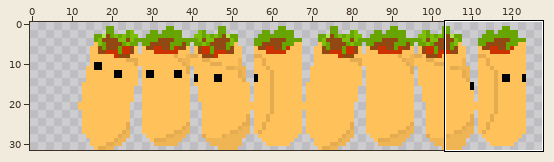
Two states of a sprite sheet, assets/burrito.png. Above: a wide view before the commit, with the close-up outlined.
Close-up. Old version:
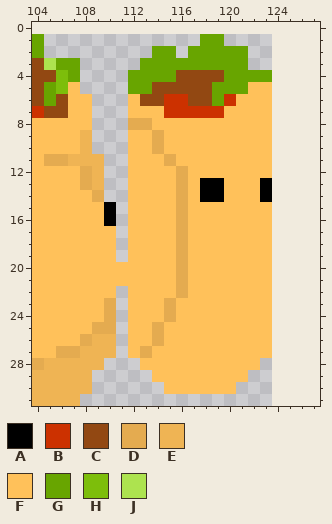
The file is 112x31 pixels. Shown: x 104..127, y 0..31. The old version is drawn lined up with the new one, on the new canvas. The commit also changed other parts of the picture, which this record leaves out.
Palette (. is transparent): A #000000  B #cc3100  C #924812  D #e4ab50  E #efb454  F #ffc15a  G #68a500  H #7dbe0b  J #ade34f
Pixels before, first column x 104:
 1 G.............GG....
 2 G.........GG.GGGGG..
 3 CJGG.....GGGGGGGGG..
 4 CCHG....GGGGCCCCGGGG
 5 CGHF....GGCCCCCGGGFF
 6 CGCFF...FCCBBCCGBFFF
 7 BCCFF...FFFBBBBBFFFF
 8 FFFFF...DDFFFFFFFFFF
 9 FFFFE...FFDFFFFFFFFF
10 FFFFE...FFDFFFFFFFFF
11 FDDEEE..FFFDFFFFFFFF
12 FFFFDE..FFFFDFFFFFFF
13 FFFFDE..FFFFDFAAFFFA
14 FFFFFD..FFFFDFAAFFFA
15 FFFFFFA.FFFFDFFFFFFF
16 FFFFFFA.FFFFDFFFFFFF
17 FFFFFFF.FFFFDFFFFFFF
18 FFFFFFF.FFFFDFFFFFFF
19 FFFFFFF.FFFFDFFFFFFF
20 FFFFFFFFFFFFDFFFFFFF
21 FFFFFFFFFFFFDFFFFFFF
22 FFFFFFF.FFFFDFFFFFFF
23 FFFFFFD.FFFDFFFFFFFF
24 FFFFFFD.FFFDFFFFFFFF
25 FFFFFDD.FFDFFFFFFFFF
26 FFFFDEE.FFDFFFFFFFFF
27 FFDDEEE.FDFFFFFFFFFF
28 DEEEEE...FFFFFFFFFF.
29 EEEEE.....FFFFFFFF..
30 EEEEE......FFFFFF...
31 EEEE................
And afterwards:
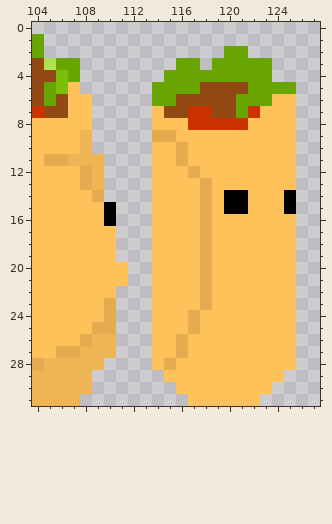
Change:
canvas 112x31 -> 128x32, the old top-left corner now at 12,1
The author put colour A in rows 14 to 15 at x 125.
Colour F becomes colour A in rows 14 to 15 at x 120 to 121.
Colour F becomes colour B in row 7 at x 122; in row 8 at x 117 to 121.
Colour B becomes colour C in row 6 at x 116 and 120; in row 7 at x 115 to 116 and 119.
Colour F becomes colour C in row 7 at x 120.
Colour G becomes colour C in row 5 at x 119 to 121; in row 6 at x 119.
Colour A becomes colour D in rows 13 to 14 at x 118.
Colour F becomes colour D in row 9 at x 115; in rows 10 to 11 at x 116; in row 12 at x 117; in rows 15 to 23 at x 118; in rows 24 to 25 at x 117; in rows 26 to 27 at x 116.
Colour F becomes colour D in row 28 at x 115.
The author put colour F in rows 6 to 13 at x 124 to 125; in rows 14 to 15 at x 124; in rows 16 to 27 at x 124 to 125; in row 28 at x 123 to 125; in row 29 at x 122 to 124; in row 30 at x 121 to 123.
The author put colour F in row 31 at x 117 to 122.
Colour A becomes colour F in rows 13 to 14 at x 119 and 123.
Colour D becomes colour F in row 10 at x 114; in row 11 at x 115; in rows 12 to 22 at x 116; in rows 23 to 24 at x 115; in rows 25 to 26 at x 114.
The author put colour G in row 3 at x 122 to 123; in row 5 at x 124 to 125.
Colour B becomes colour G in row 6 at x 115.
Colour C becomes colour G in row 4 at x 116 to 119; in row 5 at x 114 to 117; in row 6 at x 114.
Colour F becomes colour G in row 5 at x 122 to 123; in row 6 at x 121 to 123; in row 7 at x 121.
The author cleared colour C in row 6 at x 113.
The author cleared colour D in row 8 at x 112 to 113; in row 27 at x 113.
The author cleared colour F in row 6 at x 112; in row 7 at x 112 to 113; in rows 9 to 26 at x 112 to 113; in row 27 at x 112; in row 28 at x 113; in row 29 at x 114.
The author cleared colour F in row 30 at x 115.
The author cleared colour G in row 1 at x 118 to 119; in row 2 at x 114 to 115 and 117 to 119; in row 3 at x 113 to 115 and 118; in row 4 at x 112 to 114; in row 5 at x 112 to 113.
Where, in picture pixels (left, top, right, bottom), the same in both close-ups:
changed: (128, 34, 296, 406)
